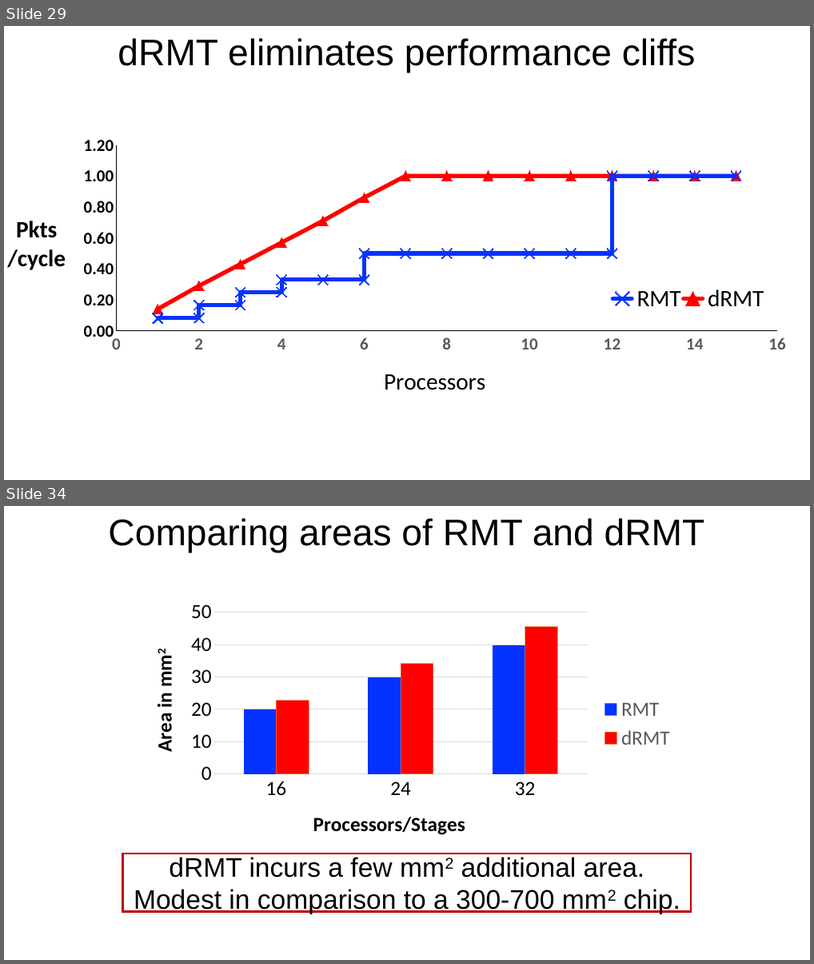
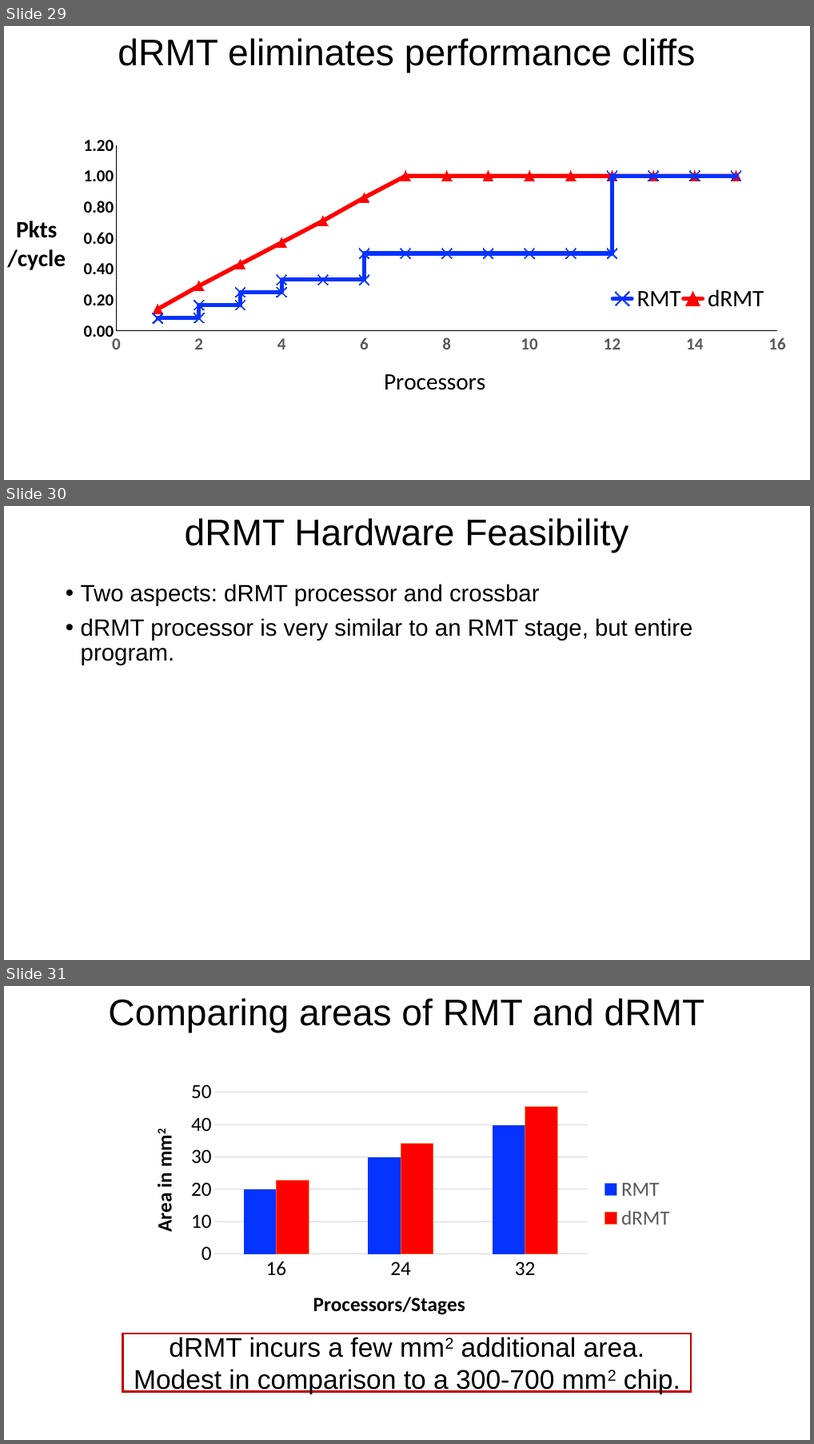
Before and after one commit to anirudhSK/drmt_talk, a slide deck: drmt_sigcomm.pptx. Shown one above the other, each under a label of ours: slides 29 and 34 before the commit, slides 29, 30 and 31 after it; the slides between them are not shown. The pictures are 814x964 and 814x1444 pixels, drawn with LibreOffice and Linux fonts; fonts in the diff are those of the drawing. Boxes give left, top, right and bottom in pixels: in the first picture for what was removed or moved away, otherwise in the second. Text is boxed around its words. In the diff, an @@ line names an element or a change of style, - is before the commit and + after.

```diff
--- a/drmt_sigcomm.pptx
+++ b/drmt_sigcomm.pptx
@@ slide 30 added at [4, 506, 810, 960], background #FFFFFF @@
@@ title added at [185, 518, 629, 553], 44 pt, text #000000 @@
+dRMT Hardware Feasibility
@@ text added at [81, 584, 693, 665], 28 pt, text #000000 @@
+• Two aspects: dRMT processor and crossbar
+• dRMT processor is very similar to an RMT stage, but entire program.
@@ what was slide 34 is now slide 31 @@
```
Also in this commit, not shown: 6 slides changed.
